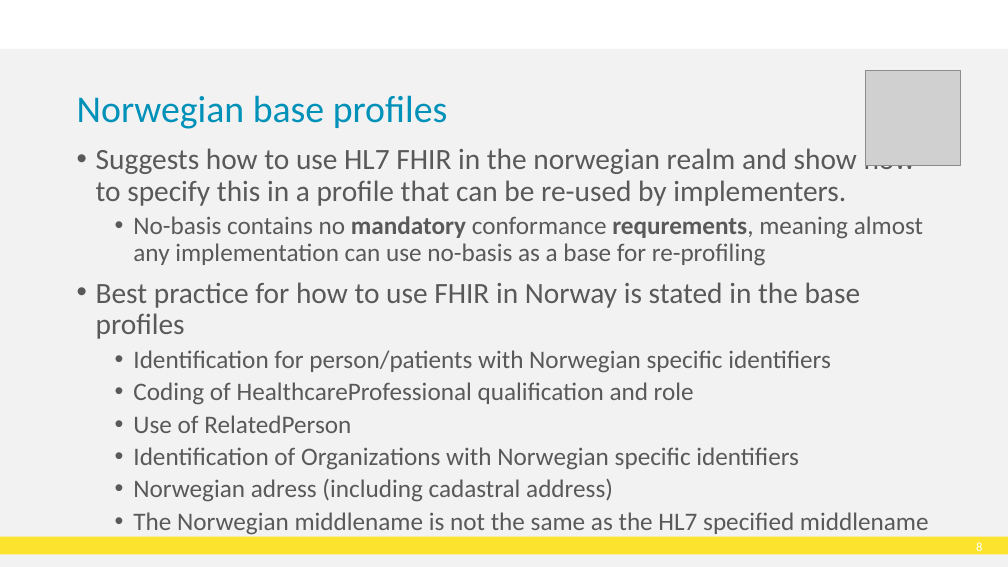
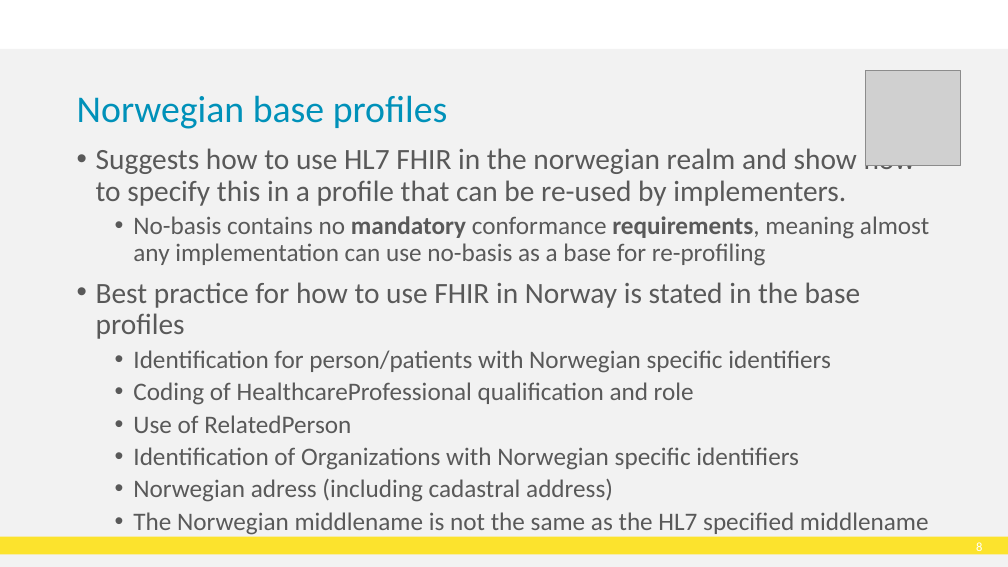
Before and after one commit to HL7Norway/best-practice, a slide deck: slide 9 of docs/presentasjoner/DD23_CT_230508_Thomas_Tveit_Rosenlund_FHIR-in-Norway.pptx. Drawn at 1008x567 pixels with LibreOffice and Linux fonts; fonts in the diff are those of the drawing; grey boxes stand for pictures; background and template pictures are left out. Boxes give left, top, right and bottom in pixels: in the first picture for what was removed or moved away, otherwise in the second. Text is boxed around its words. In the diff, an @@ line names an element or a change of style, - is before the commit and + after.

```diff
--- a/docs/presentasjoner/DD23_CT_230508_Thomas_Tveit_Rosenlund_FHIR-in-Norway.pptx
+++ b/docs/presentasjoner/DD23_CT_230508_Thomas_Tveit_Rosenlund_FHIR-in-Norway.pptx
@@ text at [133,216,929,266]: text changed @@
-  • No-basis contains no mandatory conformance requrements, meaning almost any implementation can use no-basis as a base for re-profiling
+  • No-basis contains no mandatory conformance requirements, meaning almost any implementation can use no-basis as a base for re-profiling
```
Also in this commit, not shown: 4 other slides changed.
